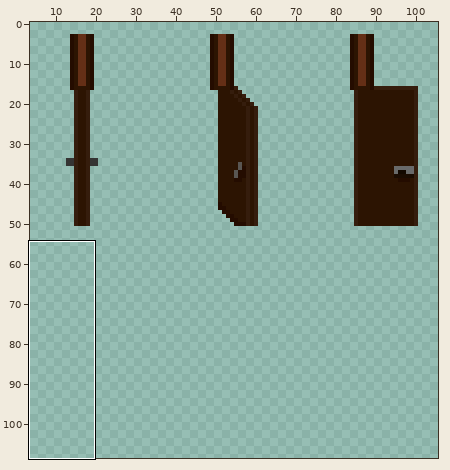
Edited in one commit: sprite sheet (src/game/assets/sprites/interactable/door.png). Above: a wide view before the commit, with the close-up outlined.
Close-up. Before:
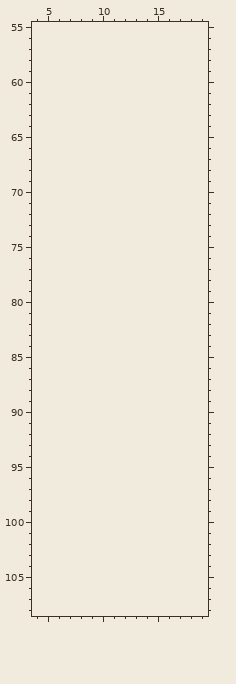
The file is 106x52 pixels. Colours within 5 levels of each other are drawn and written as one. Shown: x 4..19, y 55..108. The old version is drawn lined up with the new one, on the new canvas. The wide view leaves out empty margins. The commit also changed other parts of the picture, which this record leaves out.
After:
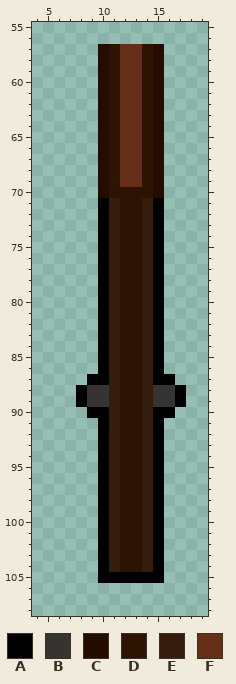
Palette (. is transparent): A #000000  B #353433  C #240c00  D #2c1402  E #351d0d  F #642f16
Difference:
canvas 106x52 -> 112x109, the old top-left corner now at 5,1
The author put colour A in rows 71 to 86 at x 10 and 15; in row 87 at x 9 to 10 and 15 to 16; in rows 88 to 89 at x 8 and 17; in row 90 at x 9 to 10 and 15 to 16; in rows 91 to 104 at x 10 and 15; in row 105 at x 10 to 15.
The author put colour B in rows 88 to 89 at x 9 to 10 and 15 to 16.
The author put colour C in rows 57 to 70 at x 10 and 15.
The author put colour D in rows 57 to 69 at x 11 and 14; in row 70 at x 11 to 14; in rows 71 to 104 at x 12 to 13.
The author put colour E in rows 71 to 104 at x 11 and 14.
The author put colour F in rows 57 to 69 at x 12 to 13.
